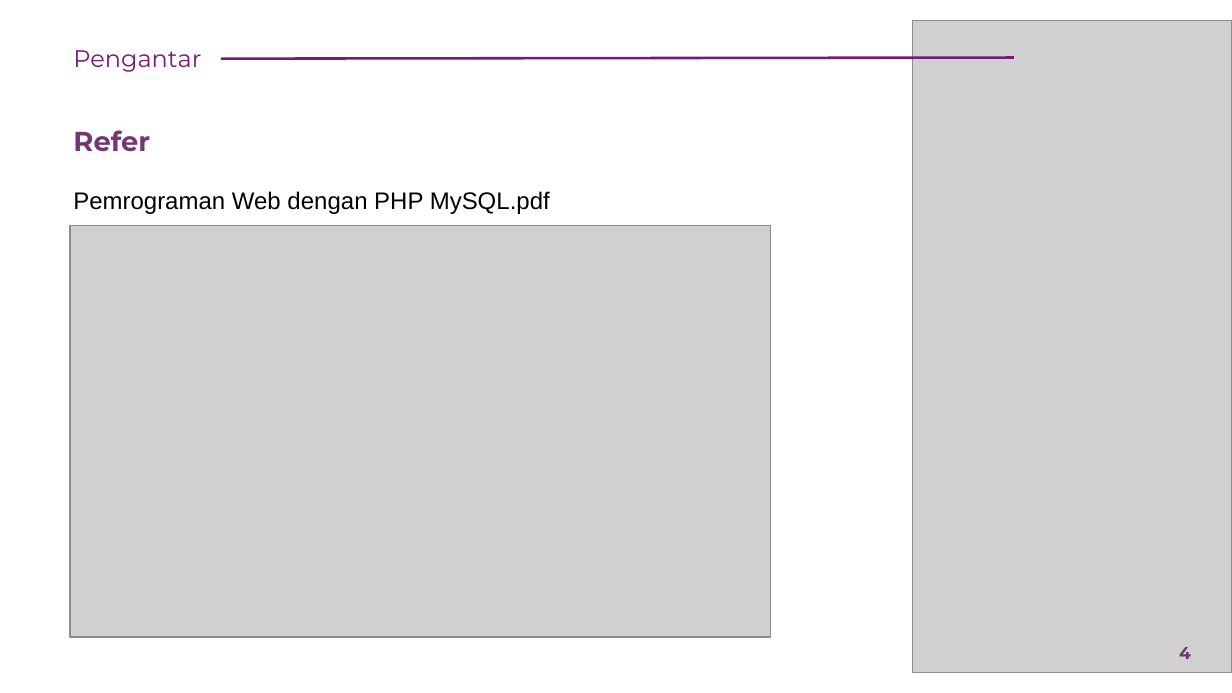
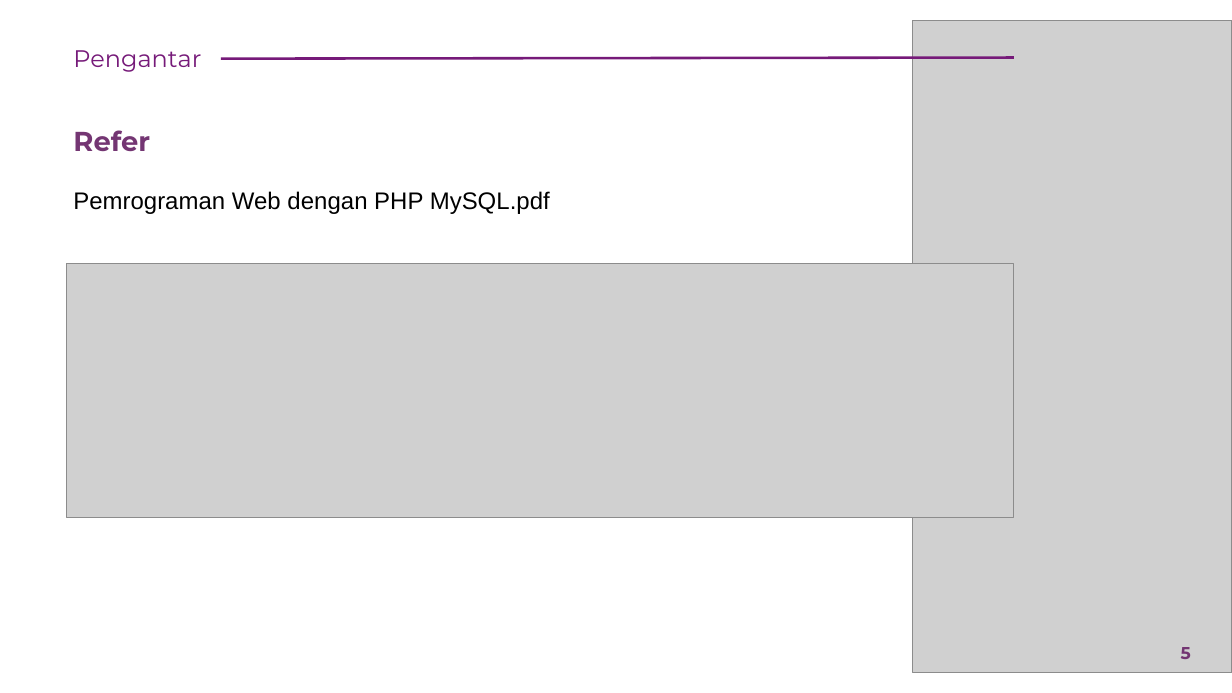
Before and after one commit to rikialdi/pemprograman-web-2022, a slide deck: slide 5 of Materi/Pertemuan - 13.pptx (slide 4 before the commit). Drawn at 1232x693 pixels with LibreOffice and Linux fonts; fonts in the diff are those of the drawing; grey boxes stand for pictures. Boxes give left, top, right and bottom in pixels: in the first picture for what was removed or moved away, otherwise in the second. Text is boxed around its words. In the diff, an @@ line names an element or a change of style, - is before the commit and + after.

```diff
--- a/Materi/Pertemuan - 13.pptx
+++ b/Materi/Pertemuan - 13.pptx
@@ picture: place and size @@
-picture at bbox=[70, 225, 771, 637]
+picture at bbox=[67, 264, 1014, 517]
@@ page number at bbox=[1181, 647, 1191, 659]: text changed @@
-4
+5
```
Also in this commit, not shown: 4 other slides changed, 9 slides added, 2 slides removed, 8 other files.
